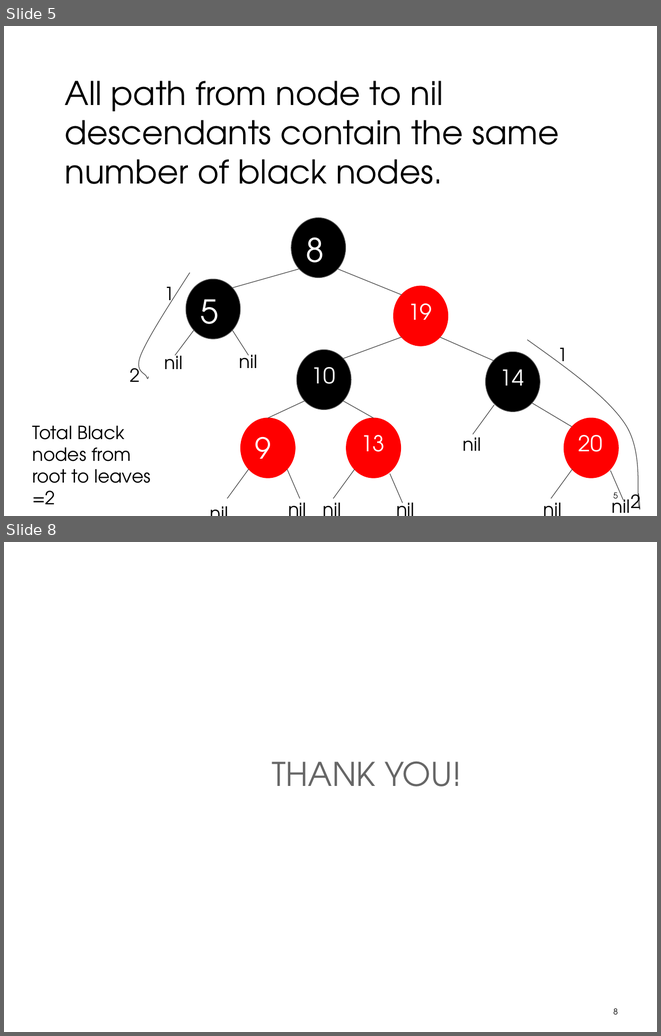
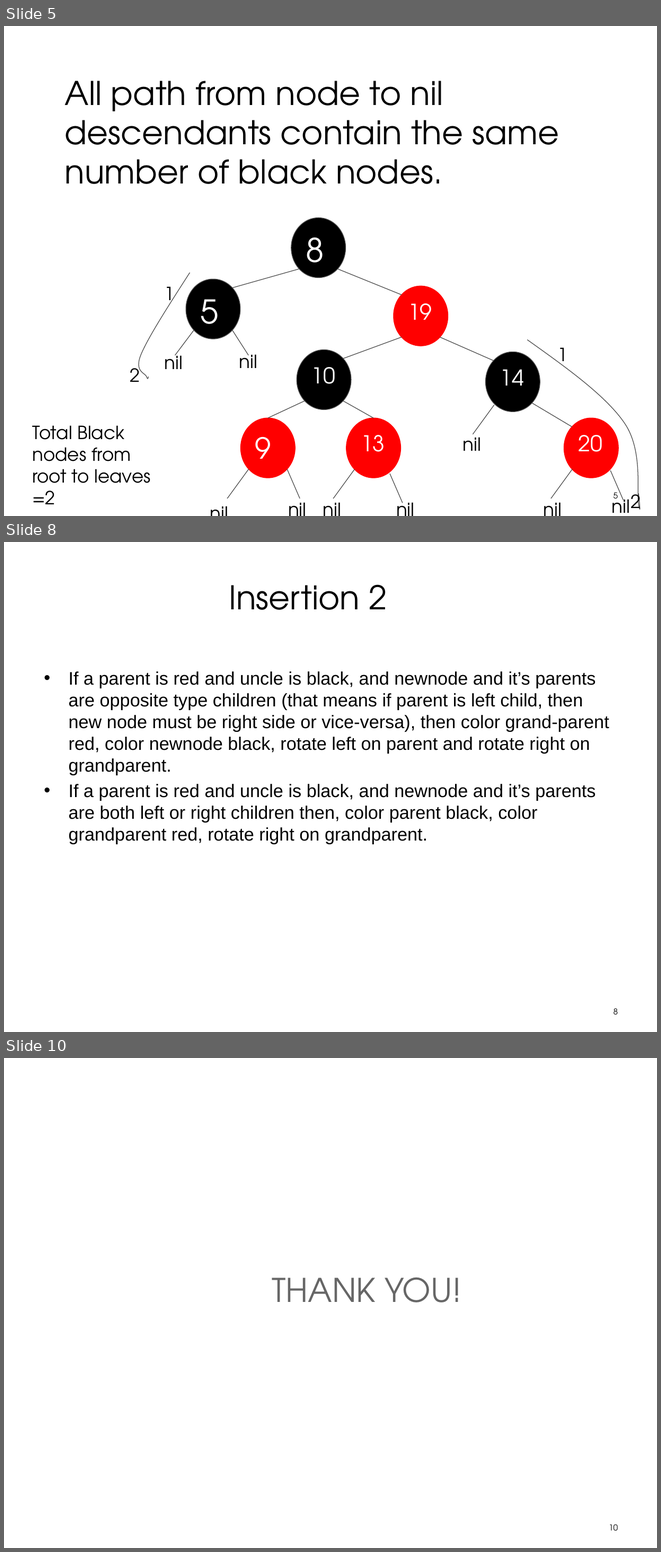
Before and after one commit to praash47/dsa, a slide deck: red_black_tree.pptx. Shown one above the other, each under a label of ours: slides 5 and 8 before the commit, slides 5, 8 and 10 after it; the slides between them are not shown. The pictures are 661x1036 and 661x1552 pixels, drawn with LibreOffice and Linux fonts; fonts in the diff are those of the drawing; background and template pictures are left out. Boxes give left, top, right and bottom in pixels: in the first picture for what was removed or moved away, otherwise in the second. Text is boxed around its words. In the diff, an @@ line names an element or a change of style, - is before the commit and + after.

```diff
--- a/red_black_tree.pptx
+++ b/red_black_tree.pptx
@@ slide 8 added at [4,542,657,1032], background picture (left out) @@
@@ title added at [229,584,387,610], 36 pt, text #000000 @@
+Insertion 2
@@ text added at [69,671,609,844], 20 pt, text #000000 @@
+• If a parent is red and uncle is black, and newnode and it’s parents are opposite type children (that means if parent is left child, then new node must be right side or vice-versa), then color grand-parent red, color newnode black, rotate left on parent and rotate right on grandparent.
+• If a parent is red and uncle is black, and newnode and it’s parents are both left or right children then, color parent black, color grandparent red, rotate right on grandparent.
@@ page number added at [614,1008,618,1014], 9 pt, text #000000 @@
+8
@@ what was slide 8 is now slide 10 @@
@@ page number at [609,1524,618,1530]: text changed @@
-8
+10
```
Also in this commit, not shown: 2 slides changed, 1 other slide added.
